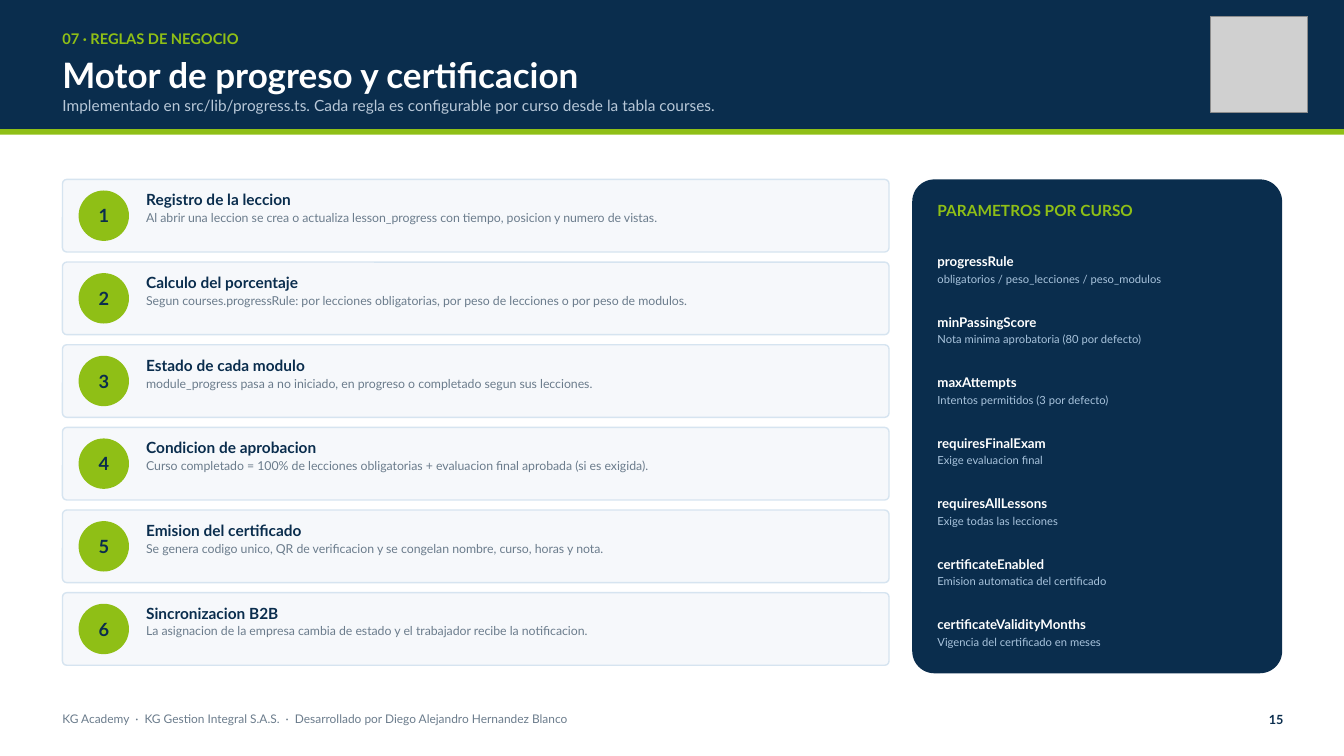
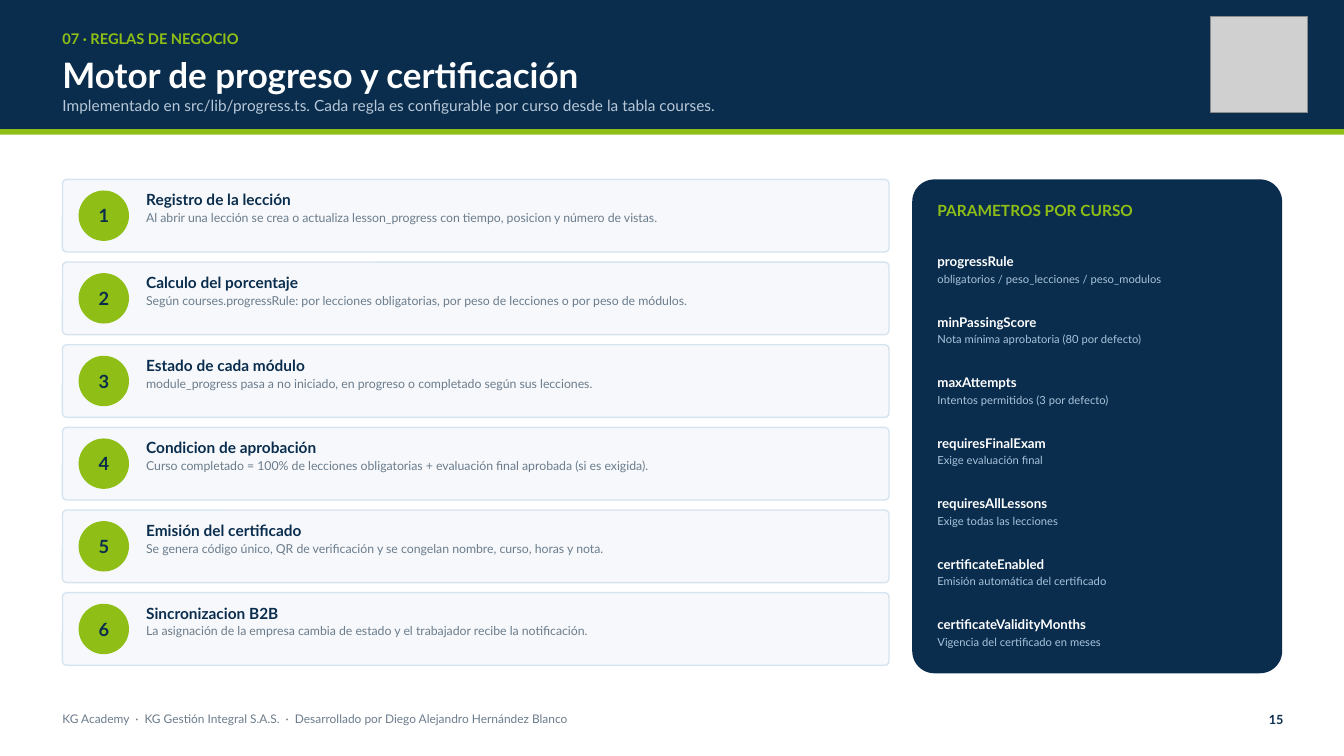
Before and after one commit to DIDAKUS1177/KG-Academy, a slide deck: slide 16 of docs/KG_Academy_Infraestructura_y_Base_de_Datos.pptx. Drawn at 1344x756 pixels with LibreOffice and Linux fonts; fonts in the diff are those of the drawing; grey boxes stand for pictures. Boxes give left, top, right and bottom in pixels: in the first picture for what was removed or moved away, otherwise in the second. Text is boxed around its words. In the diff, an @@ line names an element or a change of style, - is before the commit and + after.

```diff
--- a/docs/KG_Academy_Infraestructura_y_Base_de_Datos.pptx
+++ b/docs/KG_Academy_Infraestructura_y_Base_de_Datos.pptx
@@ text at (62,62,578,95): text changed @@
-Motor de progreso y certificacion
+Motor de progreso y certificación
@@ text at (146,193,657,224): text changed @@
-Registro de la leccion
-Al abrir una leccion se crea o actualiza lesson_progress con tiempo, posicion y numero de vistas.
+Registro de la lección
+Al abrir una lección se crea o actualiza lesson_progress con tiempo, posicion y número de vistas.
@@ text at (146,296,687,307): text changed @@
-Segun courses.progressRule: por lecciones obligatorias, por peso de lecciones o por peso de modulos.
+Según courses.progressRule: por lecciones obligatorias, por peso de lecciones o por peso de módulos.
@@ text at (146,359,592,390): text changed @@
-Estado de cada modulo
-module_progress pasa a no iniciado, en progreso o completado segun sus lecciones.
+Estado de cada módulo
+module_progress pasa a no iniciado, en progreso o completado según sus lecciones.
@@ text at (146,441,649,472): text changed @@
-Condicion de aprobacion
-Curso completado = 100% de lecciones obligatorias + evaluacion final aprobada (si es exigida).
+Condicion de aprobación
+Curso completado = 100% de lecciones obligatorias + evaluación final aprobada (si es exigida).
@@ text at (146,524,603,555): text changed @@
-Emision del certificado
-Se genera codigo unico, QR de verificacion y se congelan nombre, curso, horas y nota.
+Emisión del certificado
+Se genera código único, QR de verificación y se congelan nombre, curso, horas y nota.
@@ text at (937,577,1106,585): text changed @@
-Emision automatica del certificado
+Emisión automática del certificado
@@ text at (146,626,588,637): text changed @@
-La asignacion de la empresa cambia de estado y el trabajador recibe la notificacion.
+La asignación de la empresa cambia de estado y el trabajador recibe la notificación.
@@ text at (62,714,567,725): text changed @@
-KG Academy · KG Gestion Integral S.A.S. · Desarrollado por Diego Alejandro Hernandez Blanco
+KG Academy · KG Gestión Integral S.A.S. · Desarrollado por Diego Alejandro Hernández Blanco
```
Also in this commit, not shown: 18 other slides changed, 9 other files.
